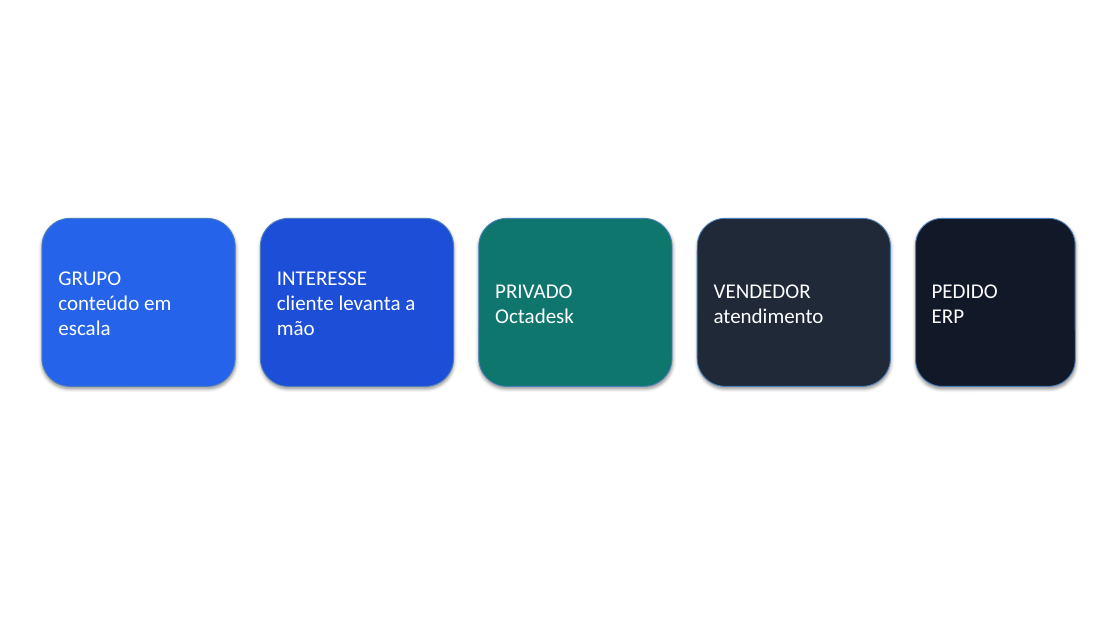
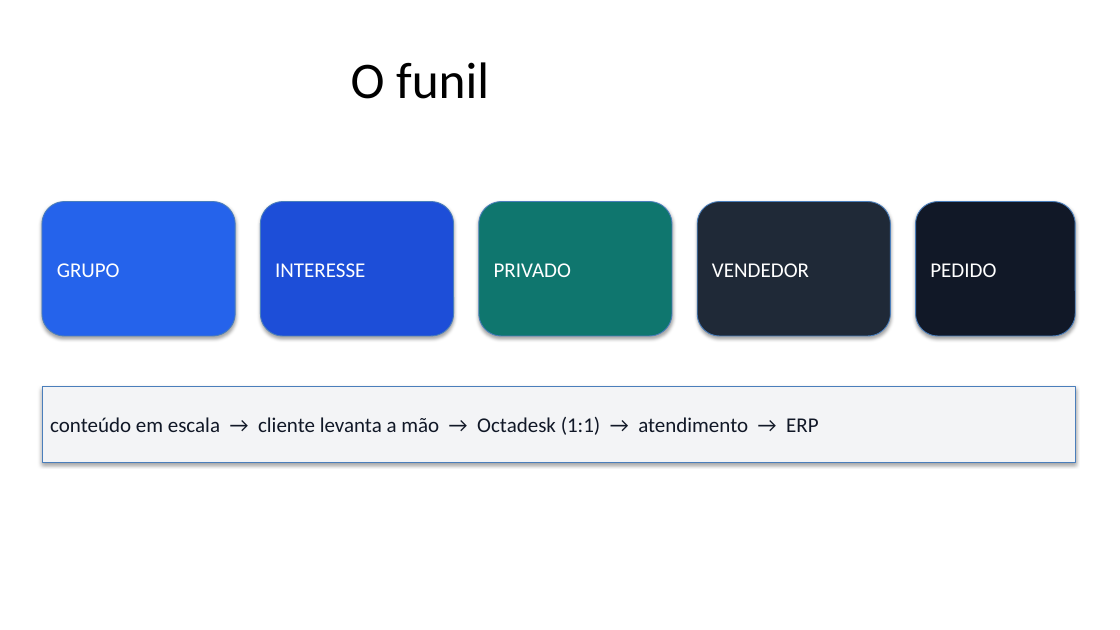
Before and after one commit to lojasconamore-ops/obsidian-vault, a slide deck: slide 6 of Agentes/Flávia/SendFlow - Comunidade WhatsApp - Apresentação.pptx. Drawn at 1120x630 pixels with LibreOffice and Linux fonts; fonts in the diff are those of the drawing. Boxes give left, top, right and bottom in pixels: in the first picture for what was removed or moved away, otherwise in the second. Text is boxed around its words. In the diff, an @@ line names an element or a change of style, - is before the commit and + after.

```diff
--- a/Agentes/Flávia/SendFlow - Comunidade WhatsApp - Apresentação.pptx
+++ b/Agentes/Flávia/SendFlow - Comunidade WhatsApp - Apresentação.pptx
@@ title added at [351,62,489,99], 44 pt, text #000000 @@
+O funil
@@ rounded rectangle "GRUPO": place and size @@
-rounded rectangle "GRUPO" at [42,218,235,386]
+rounded rectangle "GRUPO" at [42,202,235,336]
@@ rounded rectangle "INTERESSE": place and size @@
-rounded rectangle "INTERESSE" at [260,218,454,386]
+rounded rectangle "INTERESSE" at [260,202,454,336]
@@ rounded rectangle "PRIVADO": place and size @@
-rounded rectangle "PRIVADO" at [479,218,672,386]
+rounded rectangle "PRIVADO" at [479,202,672,336]
@@ rounded rectangle "VENDEDOR": place and size @@
-rounded rectangle "VENDEDOR" at [697,218,891,386]
+rounded rectangle "VENDEDOR" at [697,202,891,336]
@@ rounded rectangle "PEDIDO": place and size @@
-rounded rectangle "PEDIDO" at [916,218,1075,386]
+rounded rectangle "PEDIDO" at [916,202,1075,336]
@@ text in rounded rectangle at [58,295,171,335]: paragraph removed @@
-conteúdo em escala
@@ text in rounded rectangle at [277,295,415,335]: paragraph removed @@
-cliente levanta a mão
@@ text in rounded rectangle at [495,308,574,323]: paragraph removed @@
-Octadesk
@@ text in rounded rectangle at [714,308,824,323]: paragraph removed @@
-atendimento
@@ text in rounded rectangle at [932,309,964,323]: paragraph removed @@
-ERP
@@ rectangle added at [42,386,1075,462], fill #F3F4F6, outline #4B7EBC 0.75 pt, 18 pt, text #111827 @@
+conteúdo em escala → cliente levanta a mão → Octadesk (1:1) → atendimento → ERP
```
Also in this commit, not shown: 1 other slide changed.
